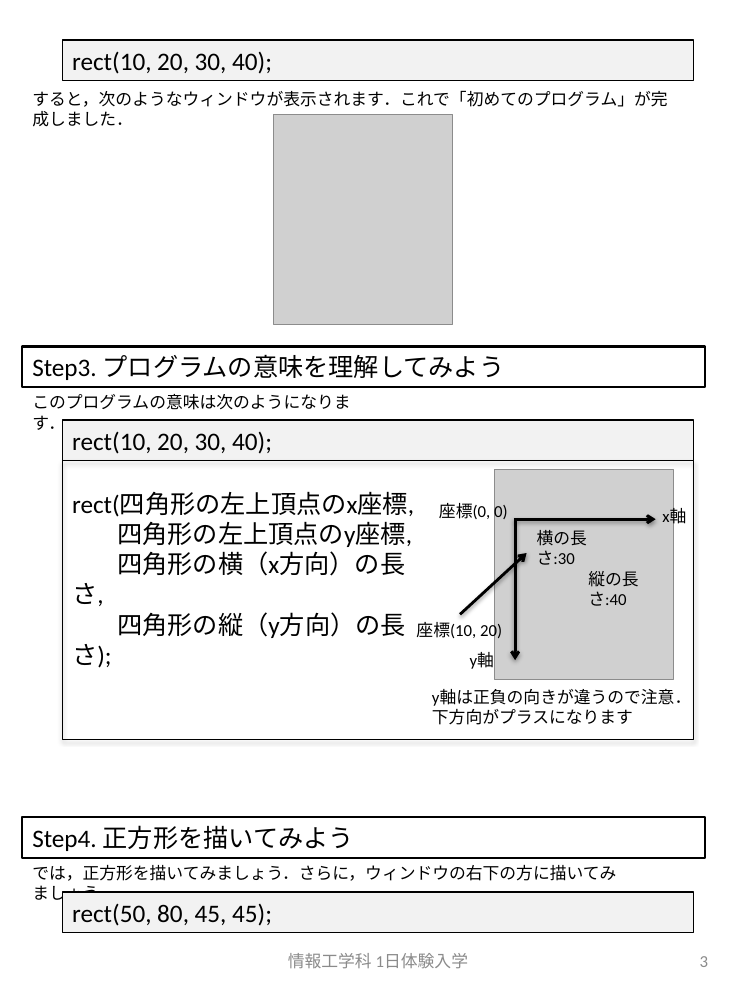
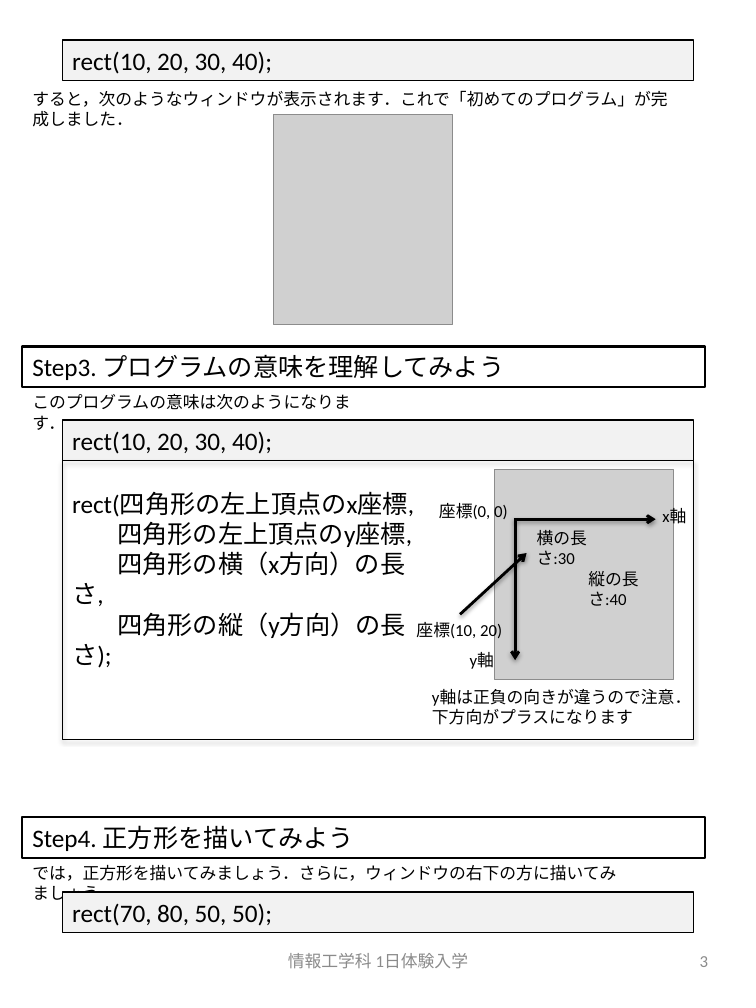
Before and after one commit to crotsu/ShootingGame_Taiken, a slide deck: slide 3 of Document/manual.pptx. Drawn at 756x1008 pixels with LibreOffice and Linux fonts; fonts in the diff are those of the drawing; grey boxes stand for pictures. Boxes give left, top, right and bottom in pixels: in the first picture for what was removed or moved away, otherwise in the second. Text is boxed around its words. In the diff, an @@ line names an element or a change of style, - is before the commit and + after.

```diff
--- a/Document/manual.pptx
+++ b/Document/manual.pptx
@@ text in rectangle at (72, 903, 272, 926): text changed @@
-rect(50, 80, 45, 45);
+rect(70, 80, 50, 50);
```
Also in this commit, not shown: 1 other slide changed, 4 slides added, 9 other files.
